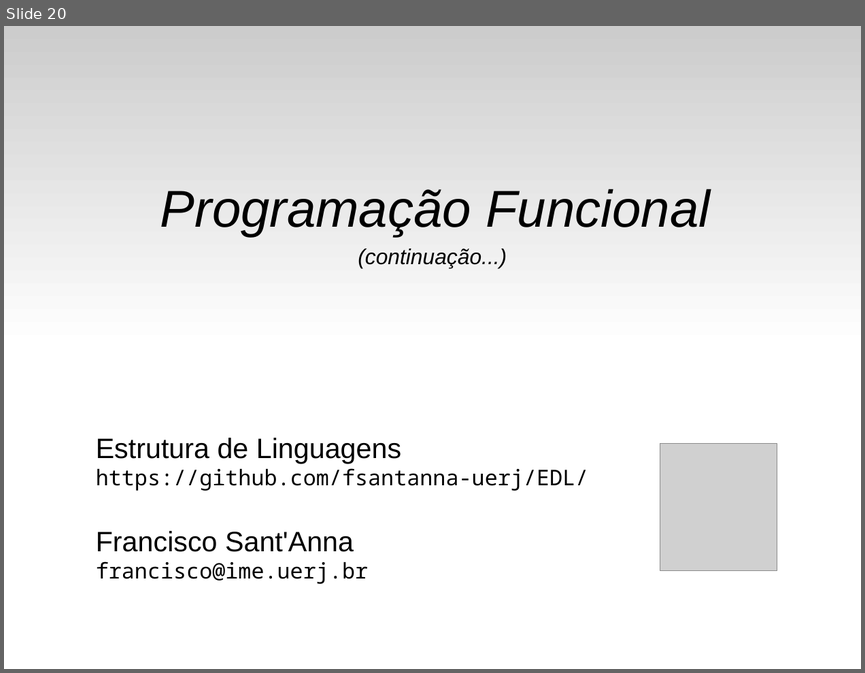
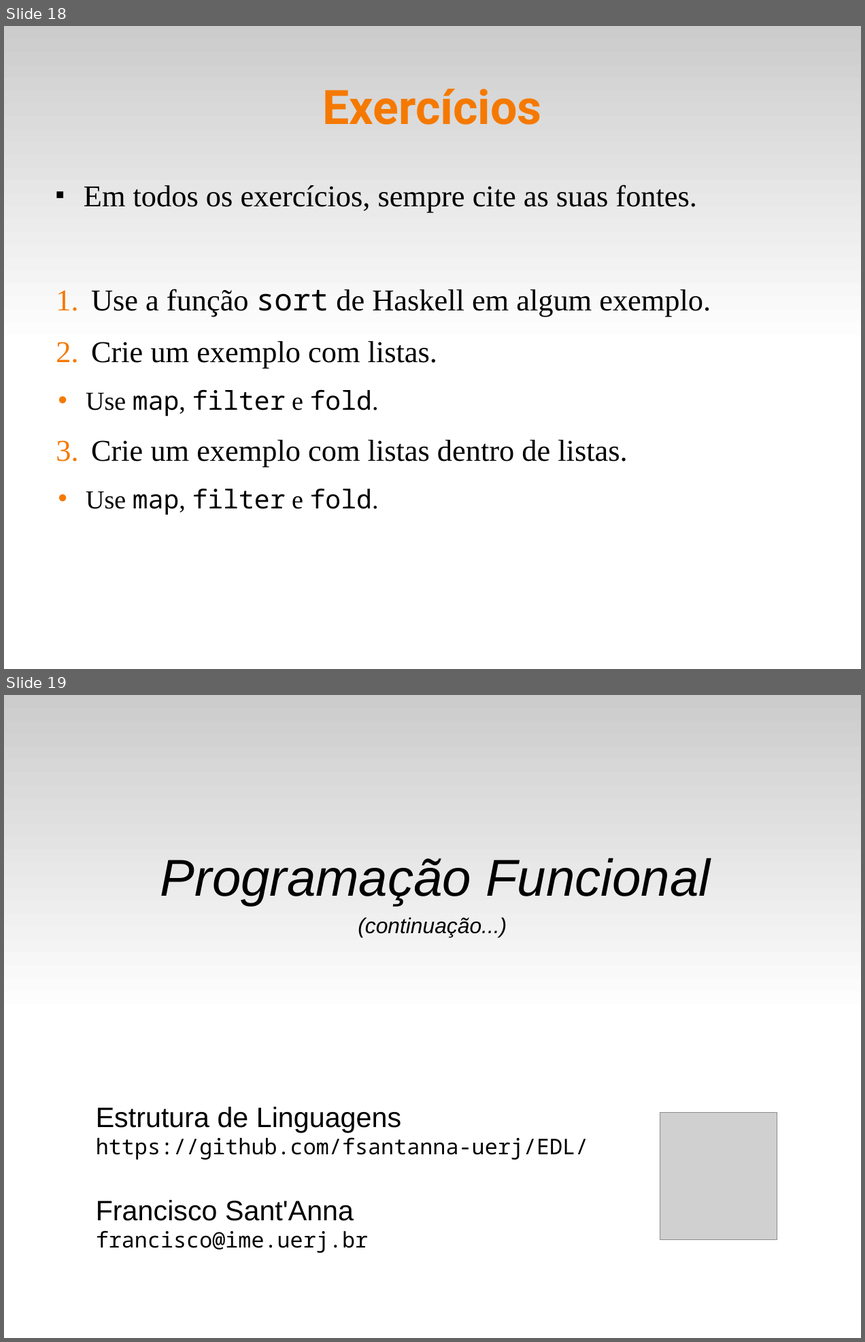
Before and after one commit to fsantanna-uerj/EDL, a slide deck: slides/edl-10-fun.odp. Shown one above the other, each under a label of ours: slide 20 before the commit, slides 18 and 19 after it. The pictures are 865x673 and 865x1342 pixels, drawn with LibreOffice and Linux fonts; fonts in the diff are those of the drawing; grey boxes stand for pictures. Boxes give left, top, right and bottom in pixels: in the first picture for what was removed or moved away, otherwise in the second. Text is boxed around its words. In the diff, an @@ line names an element or a change of style, - is before the commit and + after.

```diff
--- a/slides/edl-10-fun.odp
+++ b/slides/edl-10-fun.odp
@@ slide 18 added at (4, 26, 861, 669), background #FFFFFF; not listed: 1 template element that a slide beside it also shows @@
@@ title added at (322, 89, 541, 125), 44 pt, text #F57900, bold @@
+Exercícios
@@ text added at (84, 184, 711, 514), 28 pt, text #000000 @@
+■ Em todos os exercícios, sempre cite as suas fontes.
+1. Use a função sort de Haskell em algum exemplo.
+2. Crie um exemplo com listas.
+  • Use map, filter e fold.
+3. Crie um exemplo com listas dentro de listas.
+  • Use map, filter e fold.
@@ what was slide 20 is now slide 19 @@
```
Also in this commit, not shown: 4 slides changed, 9 other slides added, 4 other files.
